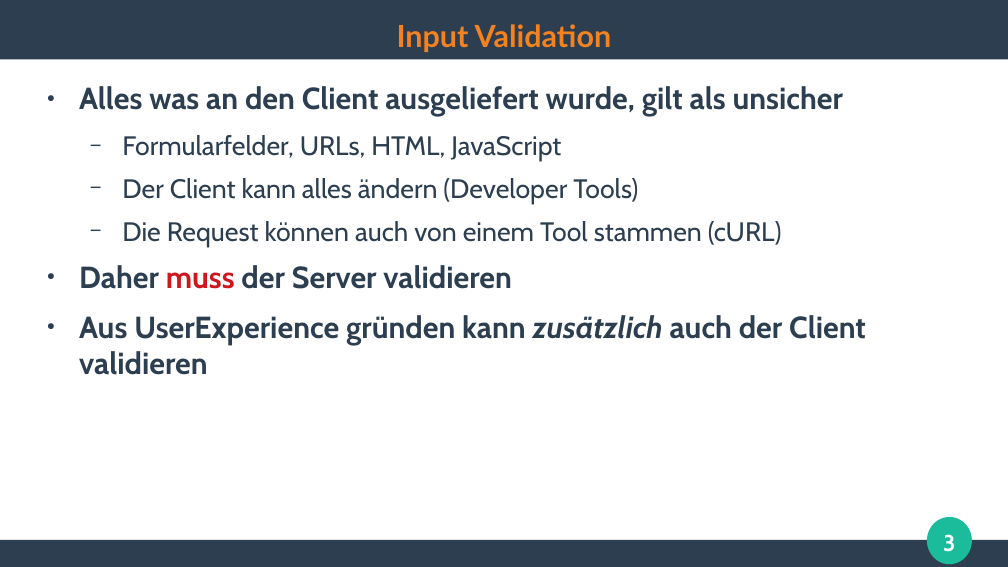
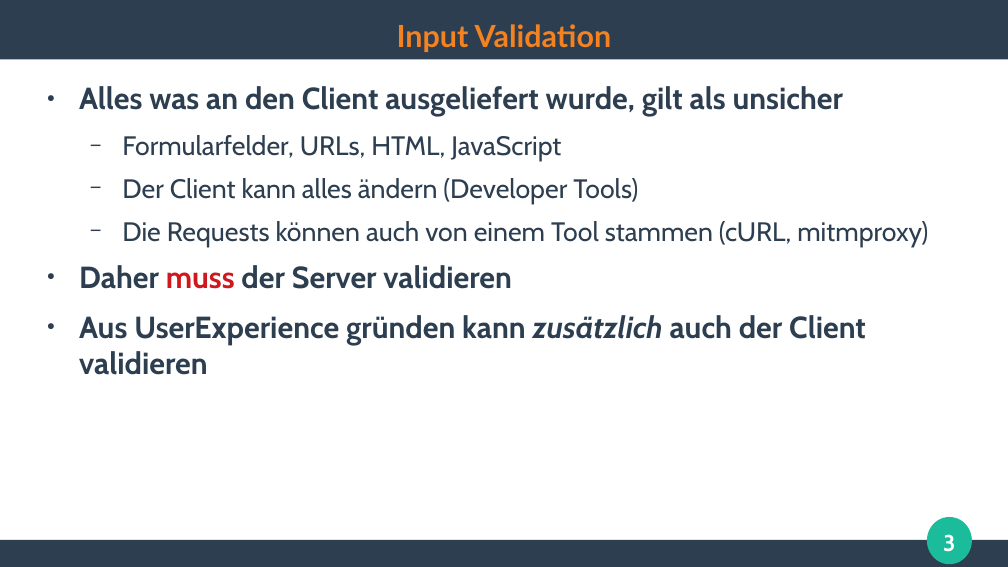
Before and after one commit to ghandmann/HS-AlbSig-WebAnwendungen2, a slide deck: slide 3 of Kapitel/06_WebSecurity.odp. Drawn at 1008x567 pixels with LibreOffice and Linux fonts; fonts in the diff are those of the drawing. Boxes give left, top, right and bottom in pixels: in the first picture for what was removed or moved away, otherwise in the second. Text is boxed around its words. In the diff, an @@ line names an element or a change of style, - is before the commit and + after.

Commit message:
typos

```diff
--- a/Kapitel/06_WebSecurity.odp
+++ b/Kapitel/06_WebSecurity.odp
@@ text at (122, 221, 928, 247): text changed @@
-  − Die Request können auch von einem Tool stammen (cURL)
+  − Die Requests können auch von einem Tool stammen (cURL, mitmproxy)
```
Also in this commit, not shown: 2 other slides changed.
